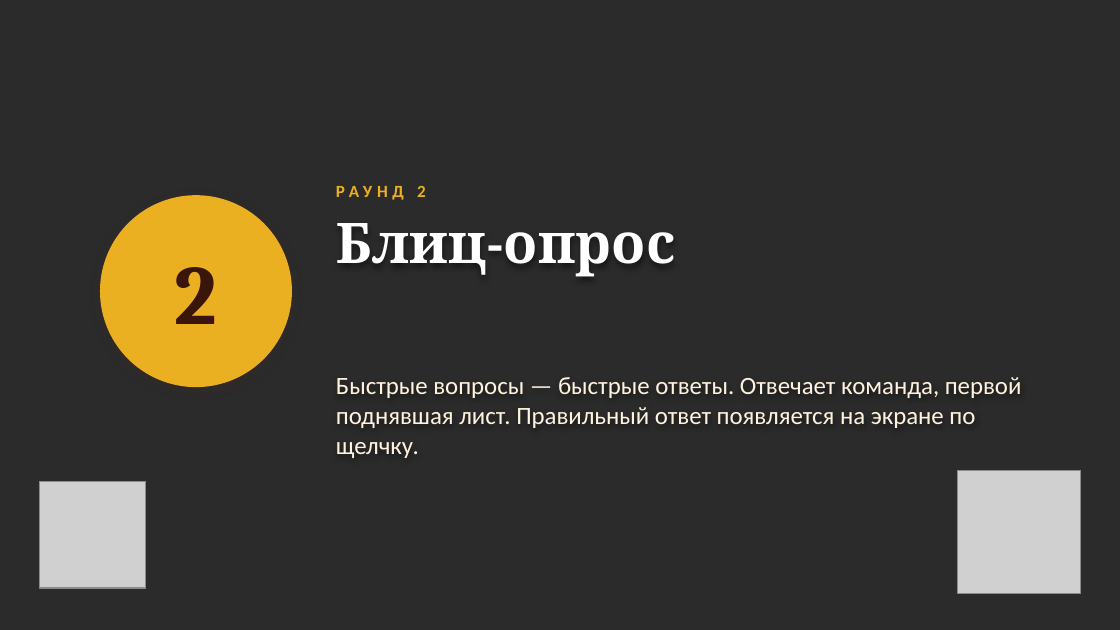
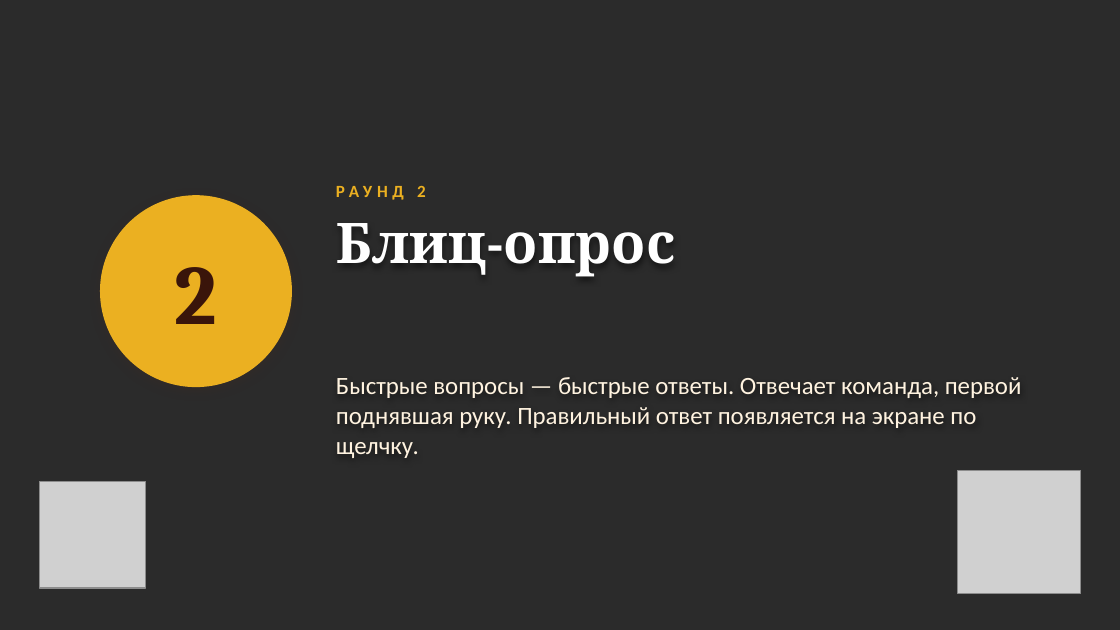
Before and after one commit to sl-himmelreich/heinrich-mario, a slide deck: slide 20 of День_воспитателя_конкурс.pptx (slide 18 before the commit). Drawn at 1120x630 pixels with LibreOffice and Linux fonts; fonts in the diff are those of the drawing; grey boxes stand for pictures; background and template pictures are left out; a plain dark background stands for a picture behind light text. Boxes give left, top, right and bottom in pixels: in the first picture for what was removed or moved away, otherwise in the second. Text is boxed around its words. In the diff, an @@ line names an element or a change of style, - is before the commit and + after.

```diff
--- a/День_воспитателя_конкурс.pptx
+++ b/День_воспитателя_конкурс.pptx
@@ text at (336, 377, 1022, 458): text changed @@
-Быстрые вопросы — быстрые ответы. Отвечает команда, первой поднявшая лист. Правильный ответ появляется на экране по щелчку.
+Быстрые вопросы — быстрые ответы. Отвечает команда, первой поднявшая руку. Правильный ответ появляется на экране по щелчку.
```
Also in this commit, not shown: 20 other slides changed, 6 slides added, 4 slides removed, 1 other file.
